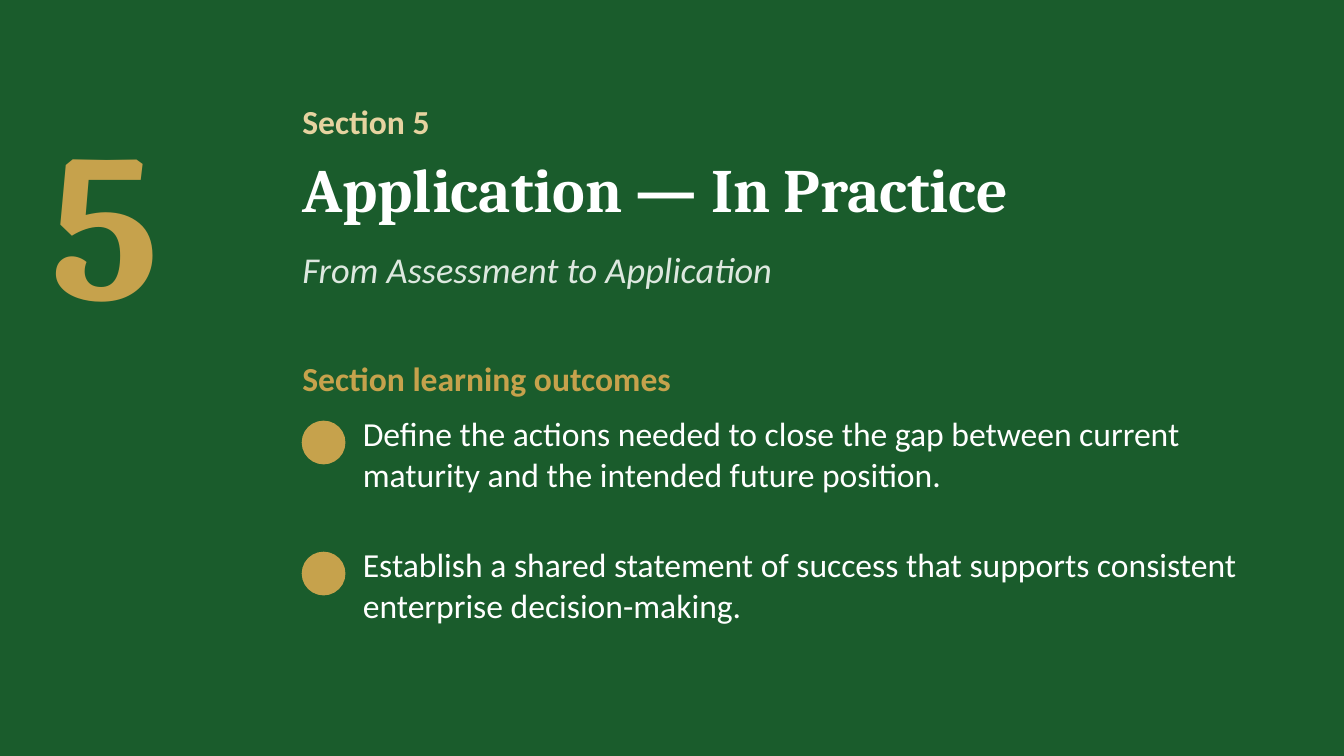
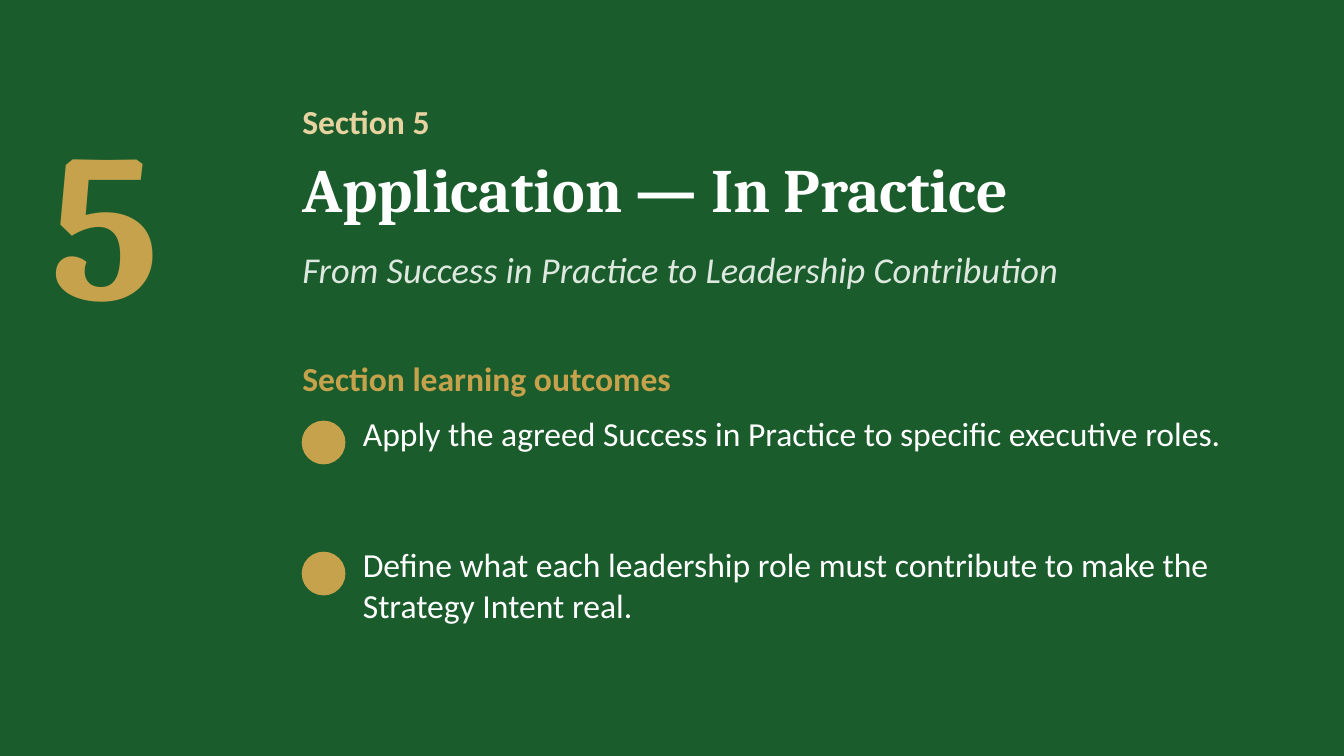
Before and after one commit to IBSL26/ibsl-platform, a slide deck: slide 43 of Unit decks/Unit 02 - Strategy Visioning & Success in Practice (SiP).pptx (slide 24 before the commit). Drawn at 1344x756 pixels with LibreOffice and Linux fonts; fonts in the diff are those of the drawing; background and template pictures are left out. Boxes give left, top, right and bottom in pixels: in the first picture for what was removed or moved away, otherwise in the second. Text is boxed around its words. In the diff, an @@ line names an element or a change of style, - is before the commit and + after.

```diff
--- a/Unit decks/Unit 02 - Strategy Visioning & Success in Practice (SiP).pptx
+++ b/Unit decks/Unit 02 - Strategy Visioning & Success in Practice (SiP).pptx
@@ text at bbox=[302, 257, 1058, 289]: text changed @@
-From Assessment to Application
+From Success in Practice to Leadership Contribution
@@ text at bbox=[363, 422, 1220, 452]: text changed @@
-Define the actions needed to close the gap between current maturity and the intended future position.
+Apply the agreed Success in Practice to specific executive roles.
@@ text at bbox=[363, 553, 1209, 624]: text changed @@
-Establish a shared statement of success that supports consistent enterprise decision-making.
+Define what each leadership role must contribute to make the Strategy Intent real.
```
Also in this commit, not shown: 15 other slides changed, 29 slides added, 12 slides removed, 47 other files.
